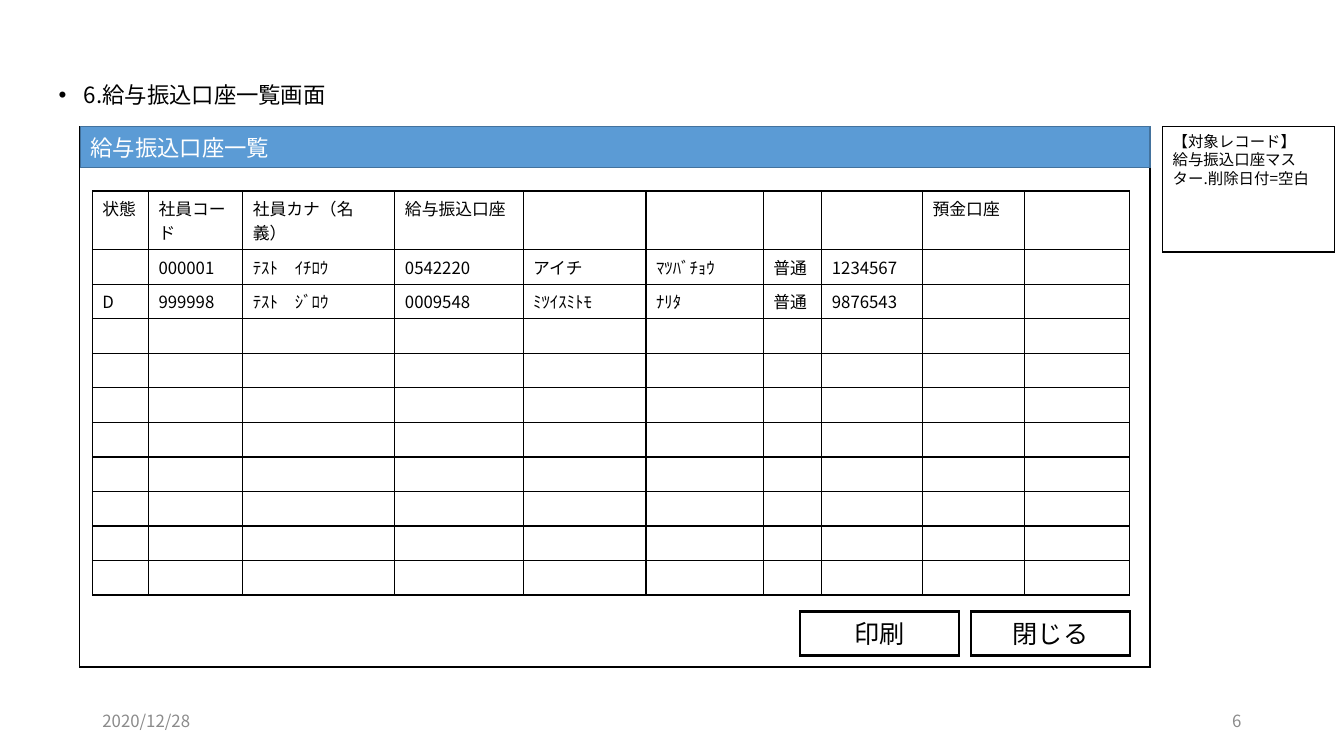
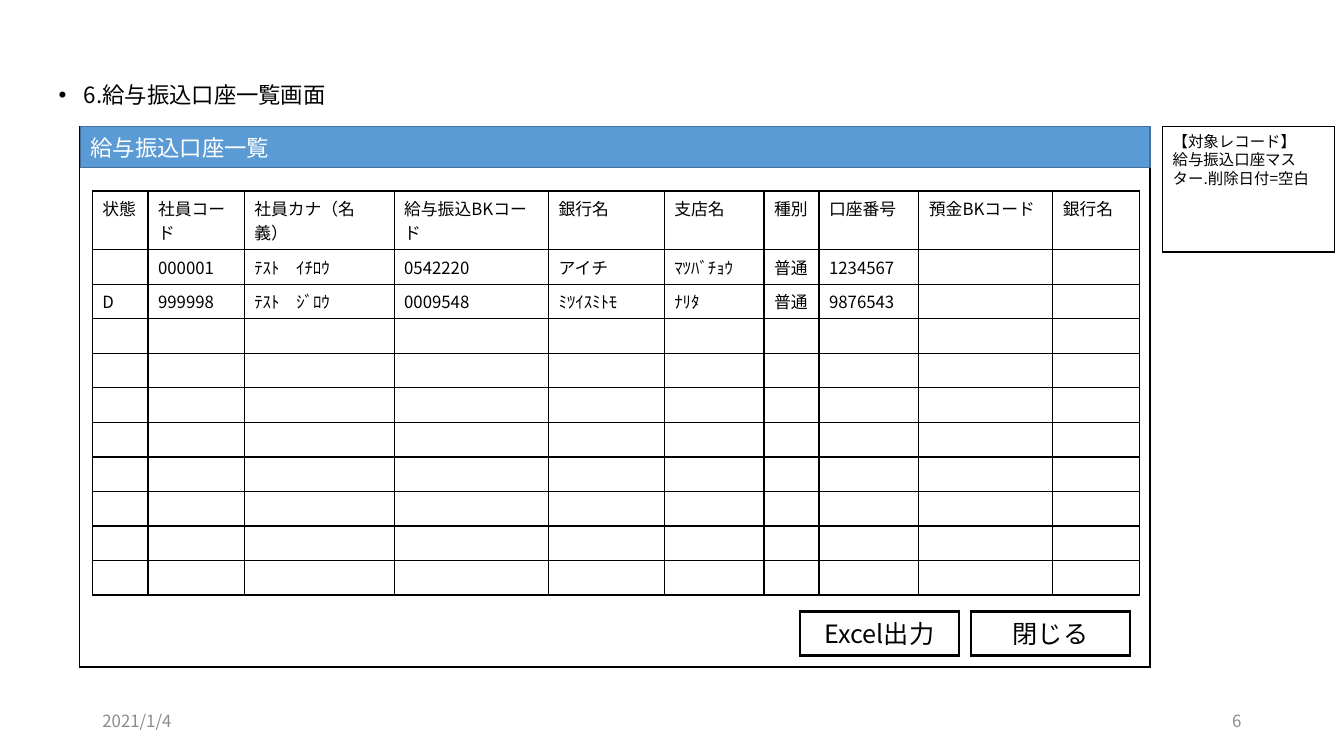
Before and after one commit to zaimuVB/zaimu, a slide deck: slide 6 of Doc/2.UI/経理DB/画面イメージ（経理DB）.pptx. Drawn at 1344x756 pixels with LibreOffice and Linux fonts; fonts in the diff are those of the drawing. Boxes give left, top, right and bottom in pixels: in the first picture for what was removed or moved away, otherwise in the second. Text is boxed around its words. In the diff, an @@ line names an element or a change of style, - is before the commit and + after.

```diff
--- a/Doc/2.UI/経理DB/画面イメージ（経理DB）.pptx
+++ b/Doc/2.UI/経理DB/画面イメージ（経理DB）.pptx
@@ table at (93,191,1140,567) @@
-row 1: 状態 | 社員コード | 社員カナ（名義） | 給与振込口座 |  |  |  |  | 預金口座 | 
+row 1: 状態 | 社員コード | 社員カナ（名義） | 給与振込BKコード | 銀行名 | 支店名 | 種別 | 口座番号 | 預金BKコード | 銀行名
@@ table: place and size @@
-table at (93,191,1130,567)
+table at (93,191,1140,567)
@@ text in rectangle at (824,622,934,645): text changed @@
-印刷
+Excel出力
@@ text at (102,714,171,730): text changed @@
-2020/12/28
+2021/1/4
```
Also in this commit, not shown: 6 other slides changed, 2 other files.
